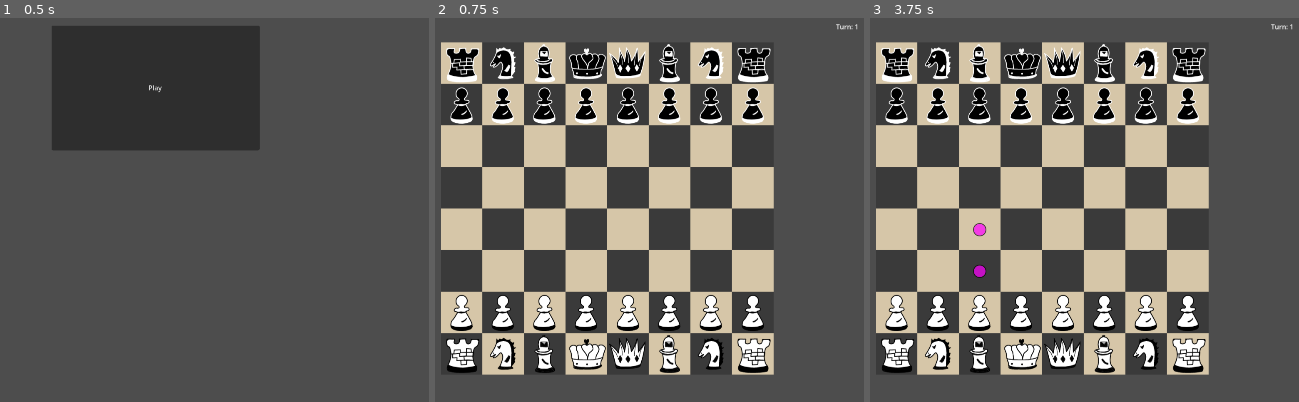
Above: before the commit, frames 1-3 (left to right).
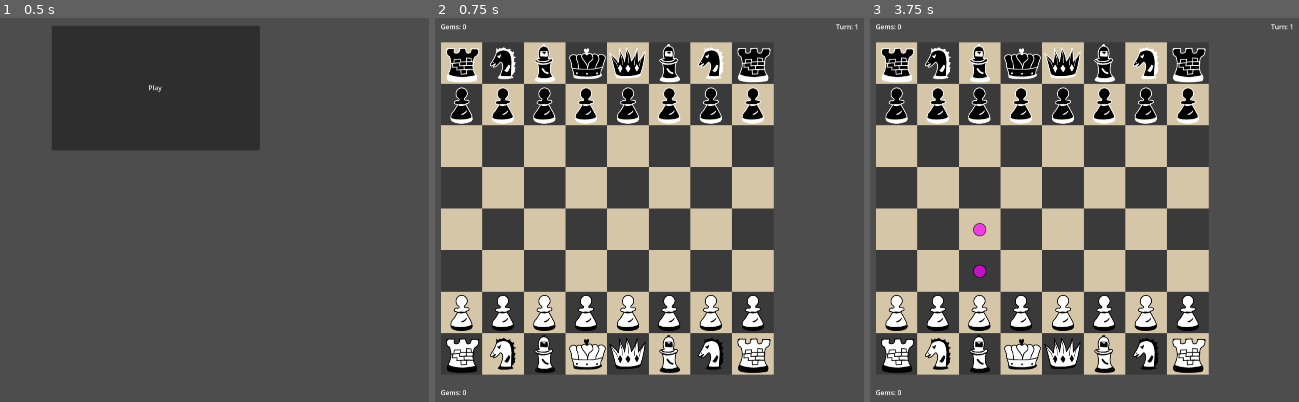
Above: after the commit, the same moments.

Repository: KristianPrifti/Upgraded-Chess-Game
Game: Godot game, scene res://main_menu.tscn
The game is run twice, just before and just after one commit, with the same random seed, the same clock (stepped at 60 frames per second) and the same inputs.
Inputs (mouse positions are in pixels of both pictures, inside the frame that each line leads up to):
- Up to frame 1 (0.5 s): no input
- Up to frame 2 (0.75 s): click "Play" at 0.5 s
- Up to frame 3 (3.75 s): tap Enter at 1.25, 2.75 s; move the mouse to (1200, 186) at 1.27 s; click (1200, 186) at 1.35 s; tap Space at 2, 3.5 s; move the mouse to (outside the picture) at 2.02 s; click (outside the picture) at 2.1 s; move the mouse to (1105, 110) at 2.77 s; click (1105, 110) at 2.85 s; move the mouse to (985, 298) at 3.52 s; click (985, 298) at 3.6 s

Frame 1 is identical in both runs. In frame 2, less than 0.1% of the frame differs, in the area x 1-8%, y 1-99%; in frame 3, less than 0.1%.

Commit message:
finish the gem capture feature and added a score track for each player (right now each capture gem is worth 3 points)

Diff:
--- a/chess_gem.tscn
+++ b/chess_gem.tscn
@@ -6,6 +6,7 @@
 [node name="Node2D" type="Node2D"]
 script = ExtResource("1_ohry1")
 piece_type = "gem"
+pass_through = true
 
 [node name="Sprite2D" type="Sprite2D" parent="."]
 texture = ExtResource("1_6npg2")
--- a/game_menu.tscn
+++ b/game_menu.tscn
@@ -250,11 +250,9 @@
 script = ExtResource("2_4gq53")
 
 [node name="white_player" parent="ChessBoard/grid" instance=ExtResource("3_armrn")]
-position = Vector2(-600, 0)
 isWhite = true
 
 [node name="black_player" parent="ChessBoard/grid" instance=ExtResource("3_armrn")]
-position = Vector2(-600, 50)
 
 [node name="turn" type="Label" parent="ChessBoard/grid"]
 offset_left = 950.0
@@ -263,6 +261,18 @@
 offset_bottom = 100.0
 text = "Turn: 0"
 
+[node name="white_gems" type="Label" parent="ChessBoard/grid"]
+offset_top = 830.0
+offset_right = 62.0
+offset_bottom = 856.0
+text = "Gems: 0"
+
+[node name="black_gems" type="Label" parent="ChessBoard/grid"]
+offset_top = -50.0
+offset_right = 62.0
+offset_bottom = -24.0
+text = "Gems: 0"
+
 [node name="active_squares" type="Node2D" parent="."]
 position = Vector2(600, 140)
 script = ExtResource("4_8rch1")
--- a/scripts/bishop.gd
+++ b/scripts/bishop.gd
@@ -22,23 +22,23 @@
 	var e: int = -1
 	var f: int = 1
 	# add moves to the right and up
-	while is_in_grid(Vector2(position.x + a, position.y + a)) && board[position.x + a][position.y + a] == null:
+	while is_in_grid(Vector2(position.x + a, position.y + a)) && (board[position.x + a][position.y + a] == null || board[position.x + a][position.y + a].pass_through):
 		moves_to_add.append(Vector2(a, a))
 		a += 1
 	moves_to_add.append(Vector2(a, a))
 	# add moves to the left and down
-	while is_in_grid(Vector2(position.x + b, position.y + b)) && board[position.x + b][position.y + b] == null:
+	while is_in_grid(Vector2(position.x + b, position.y + b)) && (board[position.x + b][position.y + b] == null || board[position.x + b][position.y + b].pass_through):
 		moves_to_add.append(Vector2(b, b))
 		b -= 1
 	moves_to_add.append(Vector2(b, b))
 	# add moves to the right and down
-	while is_in_grid(Vector2(position.x + c, position.y + d)) && board[position.x + c][position.y + d] == null:
+	while is_in_grid(Vector2(position.x + c, position.y + d)) && (board[position.x + c][position.y + d] == null || board[position.x + c][position.y + d].pass_through):
 		moves_to_add.append(Vector2(c, d))
 		c += 1
 		d -= 1
 	moves_to_add.append(Vector2(c, d))
 	# add moves to the left and up
-	while is_in_grid(Vector2(position.x + e, position.y + f)) && board[position.x + e][position.y + f] == null:
+	while is_in_grid(Vector2(position.x + e, position.y + f)) && (board[position.x + e][position.y + f] == null || board[position.x + e][position.y + f].pass_through):
 		moves_to_add.append(Vector2(e, f))
 		e -= 1
 		f += 1
@@ -47,7 +47,7 @@
 	# remove out of board moves or moves that will end in a piece of the same color
 	for i in moves_to_add:
 		var move = position + i
-		if is_in_grid(move) && (board[move.x][move.y] == null || board[move.x][move.y].isWhite != turn_player_isWhite):
+		if is_in_grid(move) && (possible_square(move.x, move.y, board) || board[move.x][move.y].isWhite != turn_player_isWhite):
 			possible_moves.append(move)
 
 	return possible_moves
--- a/scripts/chess_gem.gd
+++ b/scripts/chess_gem.gd
@@ -1,6 +1,9 @@
 extends Node2D
 @export var piece_type: String
+# var is_chess_piece checks if the piece is a regular chess piece (can move, capture and those kind of things)
 @export var is_chess_piece: bool = false
+# var pass_through is to check if a piece can pass through this object or it cannot move further
+@export var pass_through: bool
 
 # Called when the node enters the scene tree for the first time.
 func _ready():
--- a/scripts/grid.gd
+++ b/scripts/grid.gd
@@ -35,6 +35,8 @@
 # gem path and var to keep track if gem was created this turn
 var chess_gem_path = preload("res://chess_gem.tscn")
 var gem_created_this_turn : bool
+var white_gems : int
+var black_gems : int
 
 # check if king is deleated to switch to game over screen
 var king_deleated = false
@@ -124,7 +126,7 @@
 		click1 = get_local_mouse_position()
 		var grid_position = pixel_to_grid(click1.x, click1.y)
 		if is_in_grid(grid_position.x, grid_position.y) && board[grid_position.x][grid_position.y] != null && \
-		board[grid_position.x][grid_position.y].isWhite == turn_player.isWhite:
+		board[grid_position.x][grid_position.y].is_chess_piece && board[grid_position.x][grid_position.y].isWhite == turn_player.isWhite:
 			controlling_piece = board[grid_position.x][grid_position.y]
 
 			var moves = controlling_piece.get_possible_moves(grid_position, board, turn_player.isWhite)
@@ -169,6 +171,7 @@
 
 			# add gems to player's gem amount if a gem was captured
 			if deleated_type == "gem":
+				board[column1][row1].queue_free()
 				collect_gem()
 
 		board[column0][row0].position = grid_to_pixel(column1, row1)
@@ -317,5 +320,9 @@
 
 # collect gem and added to the players total amount
 func collect_gem():
-	# do something with the turn player
-	pass
+	if turn_player.isWhite:
+		white_gems += 3
+		$white_gems.text = "Gems: " + str(white_gems)
+	if turn_player.isWhite == false:
+		black_gems += 3
+		$black_gems.text = "Gems: " + str(black_gems)
--- a/scripts/pawn.gd
+++ b/scripts/pawn.gd
@@ -17,33 +17,33 @@
 	var moves_to_add = []
 
 	if turn_player_isWhite:
-		if is_in_grid(Vector2(position.x, position.y - 1)) && board[position.x][position.y - 1] == null:
+		if is_in_grid(Vector2(position.x, position.y - 1)) && (board[position.x][position.y - 1] == null  || board[position.x][position.y - 1].pass_through):
 			moves_to_add = [Vector2(0, -1)]
 			# add first double step move
-			if position.y == 6 && is_in_grid(Vector2(position.x, position.y - 2)) && board[position.x][position.y - 2] == null:
+			if position.y == 6 && is_in_grid(Vector2(position.x, position.y - 2)) && (board[position.x][position.y - 2] == null || board[position.x][position.y - 2].pass_through):
 				moves_to_add.append(Vector2(0, -2))
 		# be able to take diagonal
-		if is_in_grid(Vector2(position.x - 1, position.y - 1)) && board[position.x - 1][position.y - 1] != null && board[position.x - 1][position.y - 1].isWhite != turn_player_isWhite:
+		if is_in_grid(Vector2(position.x - 1, position.y - 1)) && board[position.x - 1][position.y - 1] != null &&  (board[position.x - 1 ][position.y - 1].pass_through || board[position.x - 1][position.y - 1].isWhite != turn_player_isWhite):
 			moves_to_add.append(Vector2(-1, -1))
-		if is_in_grid(Vector2(position.x + 1, position.y - 1)) && board[position.x + 1][position.y - 1] != null && board[position.x + 1][position.y - 1].isWhite != turn_player_isWhite:
+		if is_in_grid(Vector2(position.x + 1, position.y - 1)) && board[position.x + 1][position.y - 1] != null &&  (board[position.x + 1][position.y - 1].pass_through || board[position.x + 1][position.y - 1].isWhite != turn_player_isWhite):
 			moves_to_add.append(Vector2(1, -1))
 
 	elif turn_player_isWhite == false:
-		if is_in_grid(Vector2(position.x, position.y + 1)) && board[position.x][position.y + 1] == null:
+		if is_in_grid(Vector2(position.x, position.y + 1)) && (board[position.x][position.y + 1] == null || board[position.x][position.y + 1].pass_through):
 			moves_to_add = [Vector2(0, 1)]
 			# add first double step move
-			if position.y == 1 && is_in_grid(Vector2(position.x, position.y + 2)) && board[position.x][position.y + 2] == null:
+			if position.y == 1 && is_in_grid(Vector2(position.x, position.y + 2)) && (board[position.x][position.y + 2] == null || board[position.x][position.y + 2].pass_through):
 				moves_to_add.append(Vector2(0, 2))
 		# be able to take diagonal
-		if is_in_grid(Vector2(position.x - 1, position.y + 1)) && board[position.x - 1][position.y + 1] != null && board[position.x - 1][position.y + 1].isWhite != turn_player_isWhite:
+		if is_in_grid(Vector2(position.x - 1, position.y + 1)) && board[position.x - 1][position.y + 1] != null && (board[position.x - 1][position.y + 1].pass_through || board[position.x - 1][position.y + 1].isWhite != turn_player_isWhite):
 			moves_to_add.append(Vector2(-1, 1))
-		if is_in_grid(Vector2(position.x + 1, position.y + 1)) && board[position.x + 1][position.y + 1] != null && board[position.x + 1][position.y + 1].isWhite != turn_player_isWhite:
+		if is_in_grid(Vector2(position.x + 1, position.y + 1)) && board[position.x + 1][position.y + 1] != null && (board[position.x + 1][position.y + 1].pass_through || board[position.x + 1][position.y + 1].isWhite != turn_player_isWhite):
 			moves_to_add.append(Vector2(1, 1))
 
 	# remove out of board moves or moves that will end in a piece of the same color
 	for i in moves_to_add:
 		var move = position + i
-		if is_in_grid(move) && (board[move.x][move.y] == null || board[move.x][move.y].isWhite != turn_player_isWhite):
+		if is_in_grid(move) && (possible_square(move.x, move.y, board) || board[move.x][move.y].isWhite != turn_player_isWhite):
 			possible_moves.append(move)
 
 	return possible_moves
--- a/scripts/piece.gd
+++ b/scripts/piece.gd
@@ -2,7 +2,10 @@
 
 @export var isWhite: bool
 @export var piece_type: String
+# var is_chess_piece checks if the piece is a regular chess piece (can move, capture and those kind of things)
 @export var is_chess_piece: bool
+# var pass_through is to check if a piece can pass through this object or it cannot move further
+@export var pass_through: bool
 # Called when the node enters the scene tree for the first time.
 func _ready():
 	pass # Replace with function body.
--- a/scripts/qween.gd
+++ b/scripts/qween.gd
@@ -27,45 +27,45 @@
 	var l: int = 1
 		# rook like movement
 	# add moves to the right
-	while is_in_grid(Vector2(position.x + a, position.y)) && board[position.x + a][position.y] == null:
+	while is_in_grid(Vector2(position.x + a, position.y)) && (board[position.x + a][position.y] == null || board[position.x + a][position.y].pass_through):
 		moves_to_add.append(Vector2(a, 0))
 		a += 1
 	moves_to_add.append(Vector2(a, 0))
 	# add moves to the left
-	while is_in_grid(Vector2(position.x + b, position.y)) && board[position.x + b][position.y] == null:
+	while is_in_grid(Vector2(position.x + b, position.y)) && (board[position.x + b][position.y] == null || board[position.x + b][position.y].pass_through):
 		moves_to_add.append(Vector2(b, 0))
 		b -= 1
 	moves_to_add.append(Vector2(b, 0))
 	# add moves up
-	while is_in_grid(Vector2(position.x, position.y + c)) && board[position.x][position.y + c] == null:
+	while is_in_grid(Vector2(position.x, position.y + c)) && (board[position.x][position.y + c] == null || board[position.x][position.y + c].pass_through):
 		moves_to_add.append(Vector2(0, c))
 		c += 1
 	moves_to_add.append(Vector2(0, c))
 	# add moves down
-	while is_in_grid(Vector2(position.x, position.y + d)) && board[position.x][position.y + d] == null:
+	while is_in_grid(Vector2(position.x, position.y + d)) && (board[position.x][position.y + d] == null || board[position.x][position.y + d].pass_through):
 		moves_to_add.append(Vector2(0, d))
 		d -= 1
 	moves_to_add.append(Vector2(0, d))
 
 		# bishop like movement
 	# add moves to the right and up
-	while is_in_grid(Vector2(position.x + e, position.y + e)) && board[position.x + e][position.y + e] == null:
+	while is_in_grid(Vector2(position.x + e, position.y + e)) && (board[position.x + e][position.y + e] == null || board[position.x + e][position.y + e].pass_through):
 		moves_to_add.append(Vector2(e, e))
 		e += 1
 	moves_to_add.append(Vector2(e, e))
 	# add moves to the left and down
-	while is_in_grid(Vector2(position.x + f, position.y + f)) && board[position.x + f][position.y + f] == null:
+	while is_in_grid(Vector2(position.x + f, position.y + f)) && (board[position.x + f][position.y + f] == null || board[position.x + f][position.y + f].pass_through):
 		moves_to_add.append(Vector2(f, f))
 		f -= 1
 	moves_to_add.append(Vector2(f, f))
 	# add moves to the right and down
-	while is_in_grid(Vector2(position.x + g, position.y + h)) && board[position.x + g][position.y + h] == null:
+	while is_in_grid(Vector2(position.x + g, position.y + h)) && (board[position.x + g][position.y + h] == null || board[position.x + g][position.y + h].pass_through):
 		moves_to_add.append(Vector2(g, h))
 		g += 1
 		h -= 1
 	moves_to_add.append(Vector2(g, h))
 	# add moves to the left and up
-	while is_in_grid(Vector2(position.x + k, position.y + l)) && board[position.x + k][position.y + l] == null:
+	while is_in_grid(Vector2(position.x + k, position.y + l)) && (board[position.x + k][position.y + l] == null || board[position.x + k][position.y + l].pass_through):
 		moves_to_add.append(Vector2(k, l))
 		k -= 1
 		l += 1
@@ -74,7 +74,7 @@
 	# remove out of board moves or moves that will end in a piece of the same color
 	for i in moves_to_add:
 		var move = position + i
-		if is_in_grid(move) && (board[move.x][move.y] == null || board[move.x][move.y].isWhite != turn_player_isWhite):
+		if is_in_grid(move) && (possible_square(move.x, move.y, board) || board[move.x][move.y].isWhite != turn_player_isWhite):
 			possible_moves.append(move)
 
 	return possible_moves
--- a/scripts/rook.gd
+++ b/scripts/rook.gd
@@ -20,22 +20,22 @@
 	var c: int = 1
 	var d: int = -1
 	# add moves to the right
-	while is_in_grid(Vector2(position.x + a, position.y)) && board[position.x + a][position.y] == null:
+	while is_in_grid(Vector2(position.x + a, position.y)) && (board[position.x + a][position.y] == null || board[position.x + a][position.y].pass_through):
 		moves_to_add.append(Vector2(a, 0))
 		a += 1
 	moves_to_add.append(Vector2(a, 0))
 	# add moves to the left
-	while is_in_grid(Vector2(position.x + b, position.y)) && board[position.x + b][position.y] == null:
+	while is_in_grid(Vector2(position.x + b, position.y)) && (board[position.x + b][position.y] == null || board[position.x + b][position.y].pass_through):
 		moves_to_add.append(Vector2(b, 0))
 		b -= 1
 	moves_to_add.append(Vector2(b, 0))
 	# add moves up
-	while is_in_grid(Vector2(position.x, position.y + c)) && board[position.x][position.y + c] == null:
+	while is_in_grid(Vector2(position.x, position.y + c)) && (board[position.x][position.y + c] == null || board[position.x][position.y + c].pass_through):
 		moves_to_add.append(Vector2(0, c))
 		c += 1
 	moves_to_add.append(Vector2(0, c))
 	# add moves down
-	while is_in_grid(Vector2(position.x, position.y + d)) && board[position.x][position.y + d] == null:
+	while is_in_grid(Vector2(position.x, position.y + d)) && (board[position.x][position.y + d] == null || board[position.x][position.y + d].pass_through):
 		moves_to_add.append(Vector2(0, d))
 		d -= 1
 	moves_to_add.append(Vector2(0, d))
@@ -43,7 +43,7 @@
 	# remove out of board moves or moves that will end in a piece of the same color
 	for i in moves_to_add:
 		var move = position + i
-		if is_in_grid(move) && (board[move.x][move.y] == null || board[move.x][move.y].isWhite != turn_player_isWhite):
+		if is_in_grid(move) && (possible_square(move.x, move.y, board) || board[move.x][move.y].isWhite != turn_player_isWhite):
 			possible_moves.append(move)
 
 	return possible_moves
